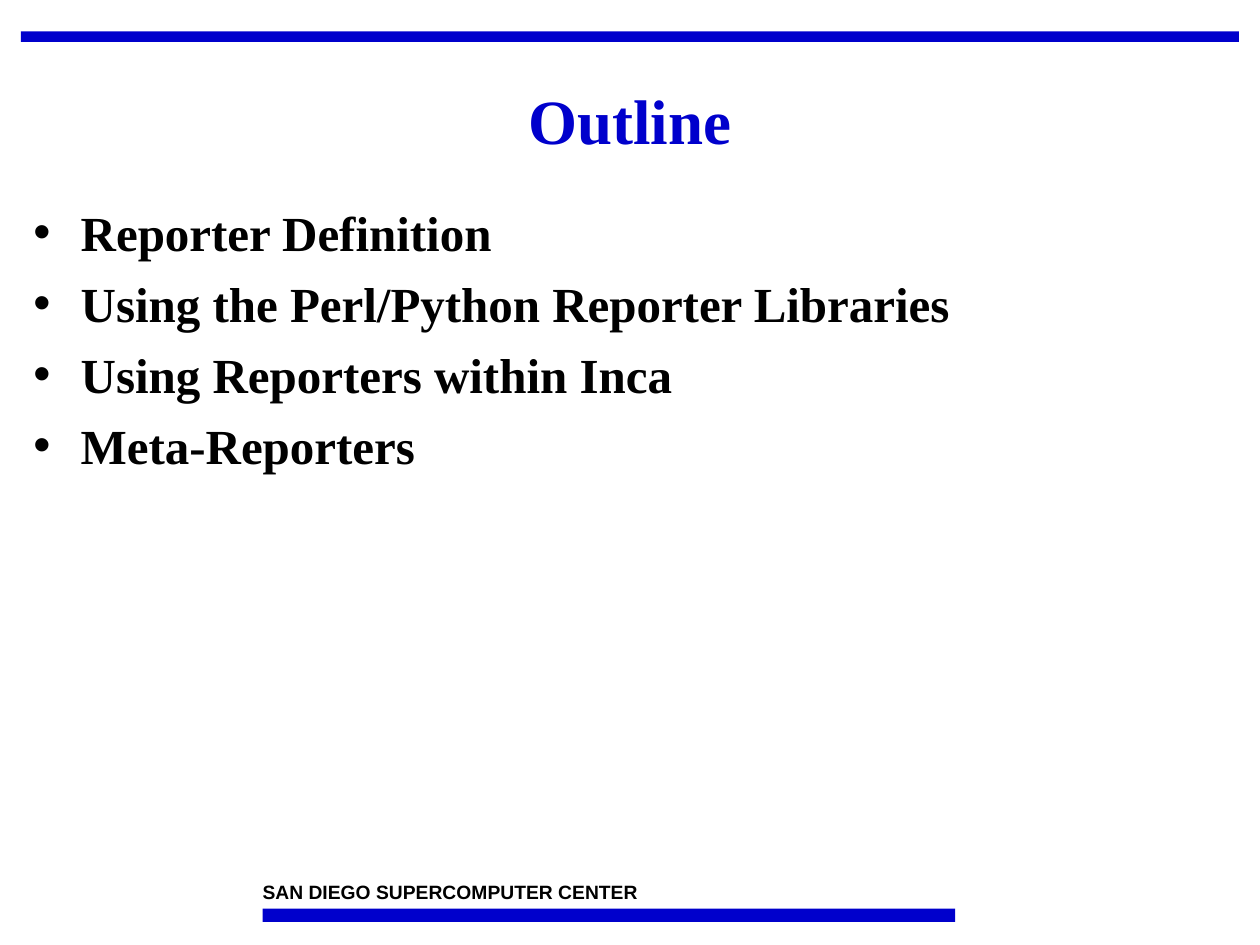
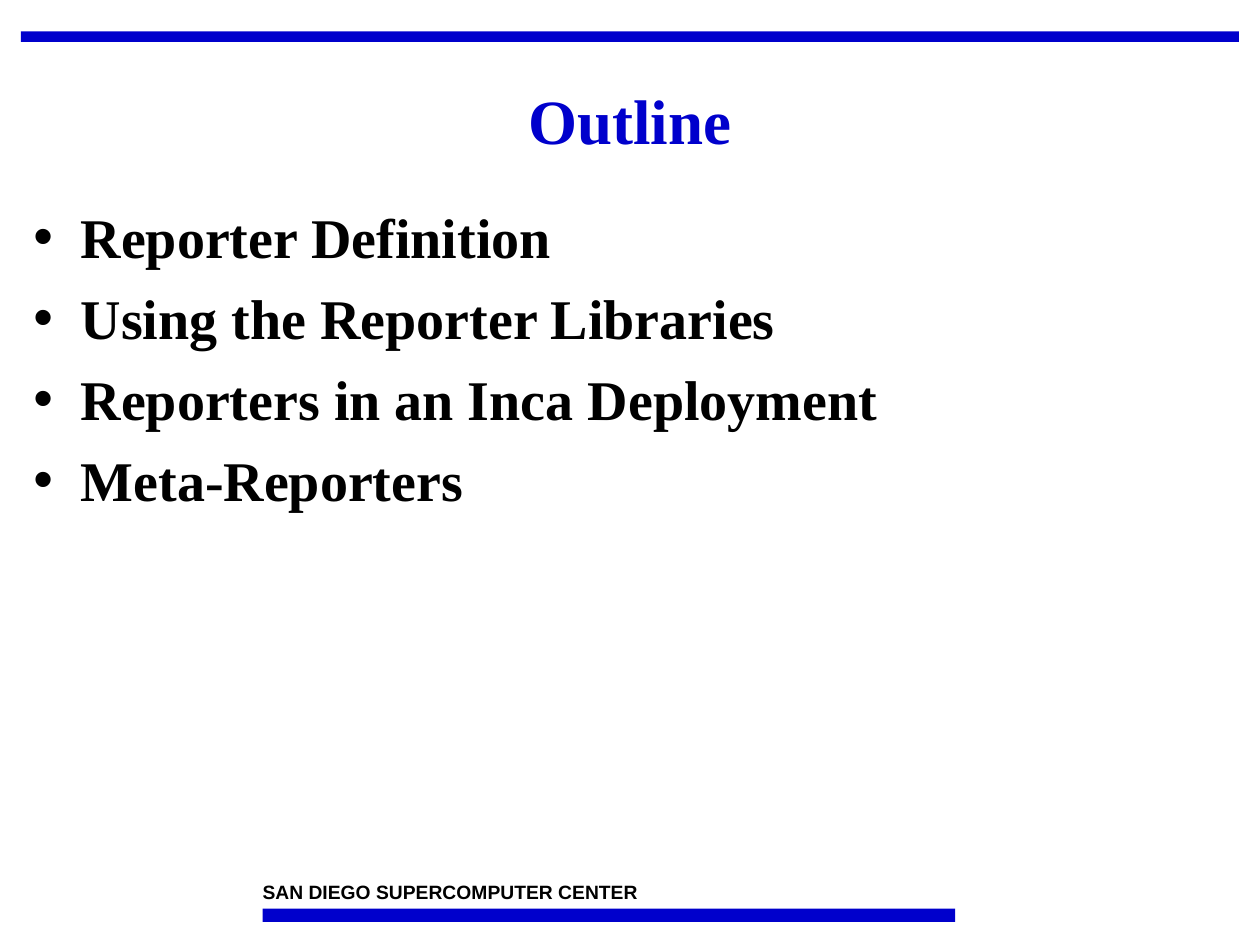
Before and after one commit to IncaProject/inca-xsede, a slide deck: slide 2 of talks/2008workshop/incaReporters.ppt. Drawn at 1260x945 pixels with LibreOffice and Linux fonts; fonts in the diff are those of the drawing; background and template pictures are left out. Boxes give left, top, right and bottom in pixels: in the first picture for what was removed or moved away, otherwise in the second. Text is boxed around its words. In the diff, an @@ line names an element or a change of style, - is before the commit and + after.

```diff
--- a/talks/2008workshop/incaReporters.ppt
+++ b/talks/2008workshop/incaReporters.ppt
@@ text at [81,218,550,512]: size 28 to 32 pt in "Reporter Definition", "Meta-Reporters"; more space between paragraphs @@
@@ text at [81,300,877,431]: text changed; size 28 to 32 pt @@
-• Using the Perl/Python Reporter Libraries
-• Using Reporters within Inca
+• Using the Reporter Libraries
+• Reporters in an Inca Deployment
```
Also in this commit, not shown: 22 other slides changed, 1 slide added, 1 slide removed.
